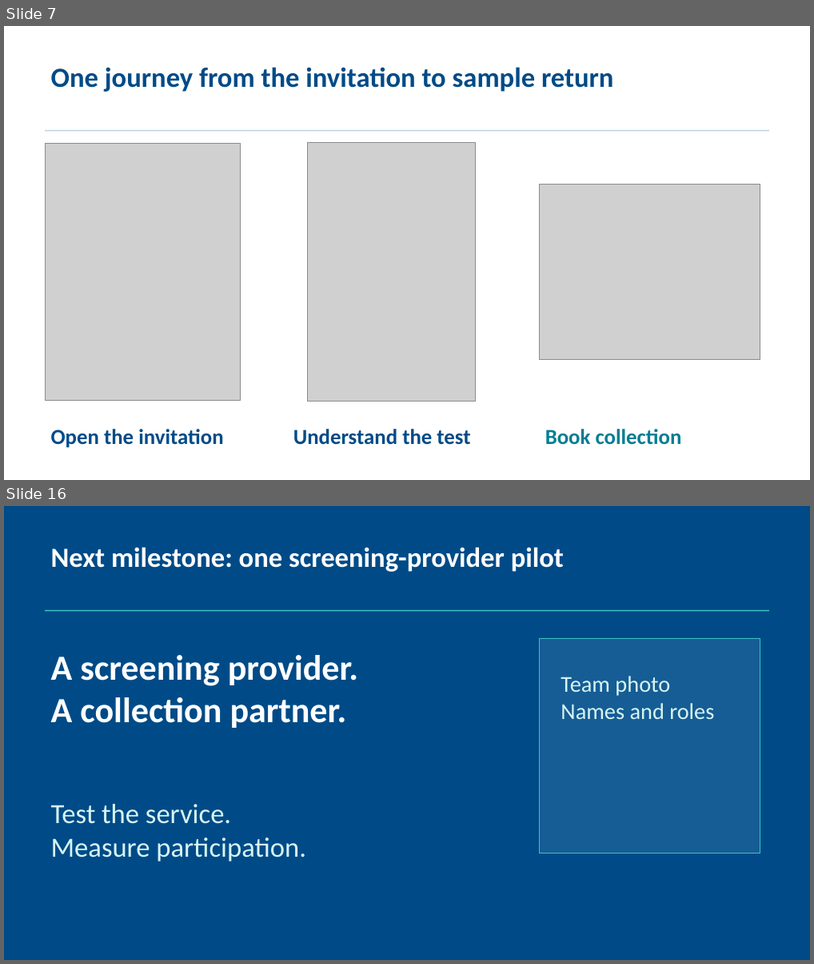
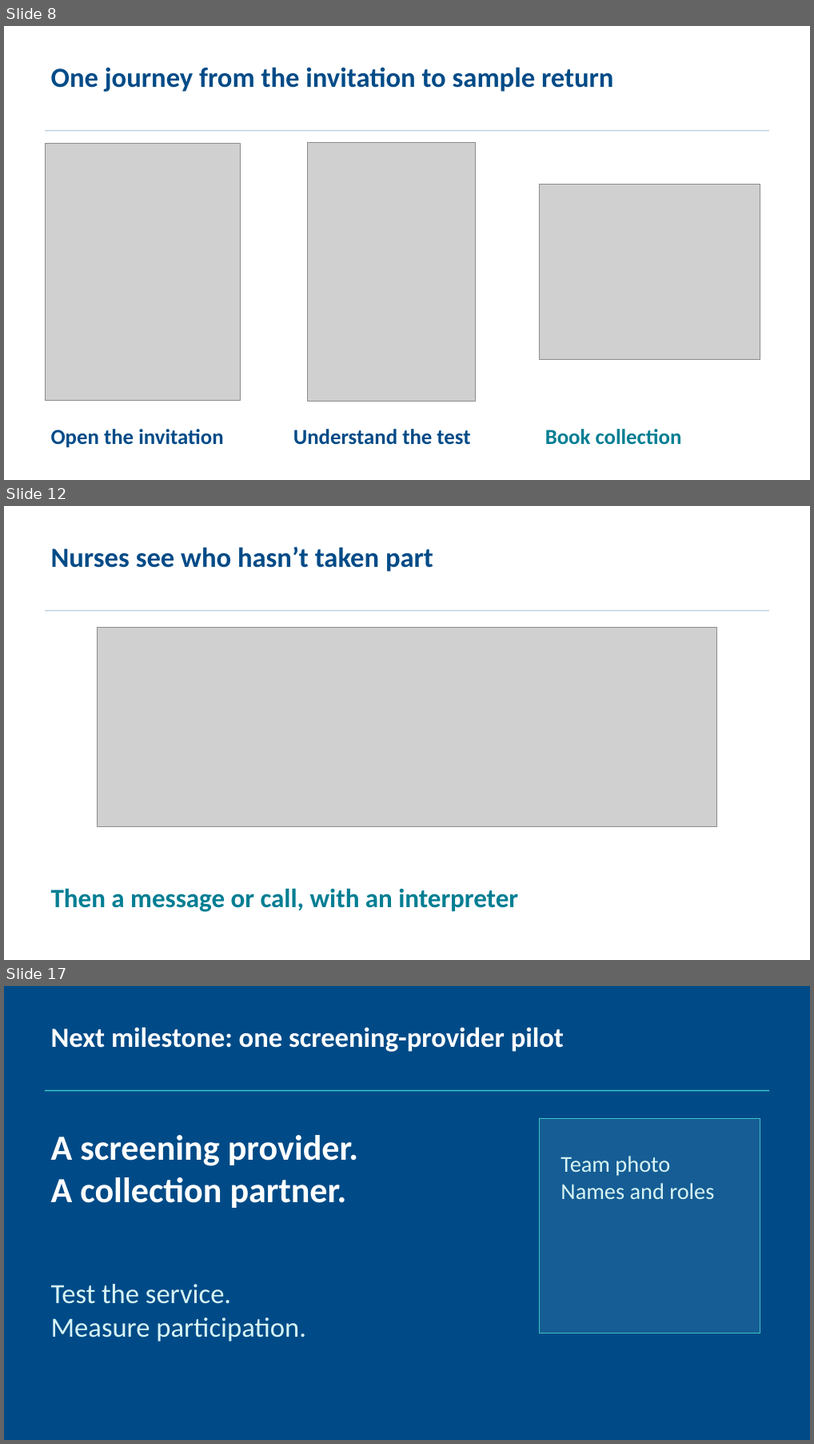
Before and after one commit to rromppanen/junction26, a slide deck: docs/pitch/farmagusta-screening-attendance.pptx. Shown one above the other, each under a label of ours: slides 7 and 16 before the commit, slides 8, 12 and 17 after it; the slides between them are not shown. The pictures are 814x964 and 814x1444 pixels, drawn with LibreOffice and Linux fonts; fonts in the diff are those of the drawing; grey boxes stand for pictures. Boxes give left, top, right and bottom in pixels: in the first picture for what was removed or moved away, otherwise in the second. Text is boxed around its words. In the diff, an @@ line names an element or a change of style, - is before the commit and + after.

```diff
--- a/docs/pitch/farmagusta-screening-attendance.pptx
+++ b/docs/pitch/farmagusta-screening-attendance.pptx
@@ slide 12 added at [4, 506, 810, 960], background #FFFFFF @@
@@ text added at [51, 547, 434, 572], 33 pt, text #004B87, bold @@
+Nurses see who hasn’t taken part
@@ rectangle added at [45, 610, 770, 612], fill #BFD2E1 @@
@@ picture added at [97, 627, 718, 827] @@
@@ text added at [51, 888, 518, 912], 31.5 pt, text #007E93, bold @@
+Then a message or call, with an interpreter
@@ what was slide 7 is now slide 8 @@
@@ what was slide 16 is now slide 17 @@
```
Also in this commit, not shown: 7 slides changed, 1 other slide added, 1 slide removed.
